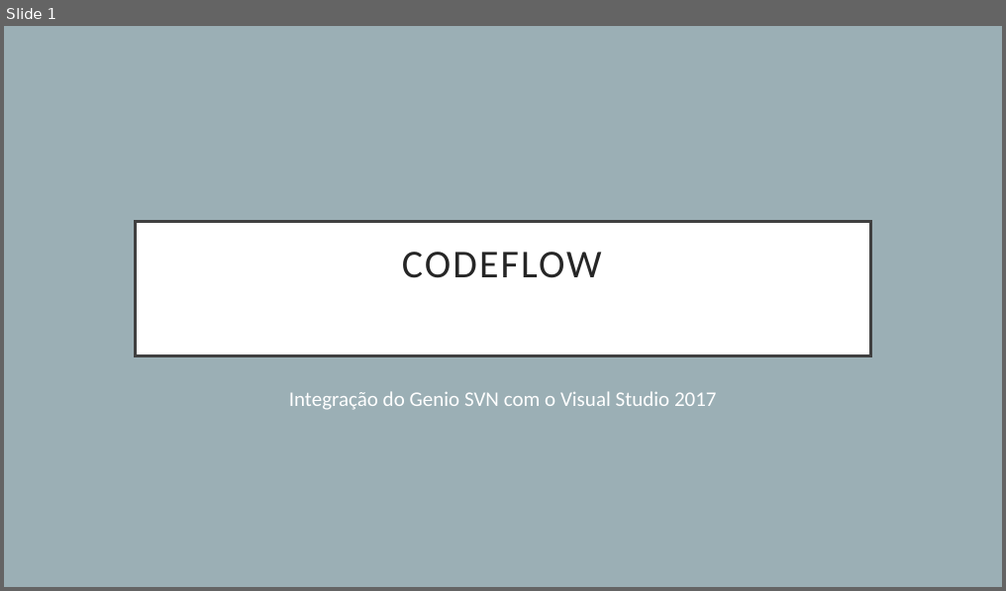
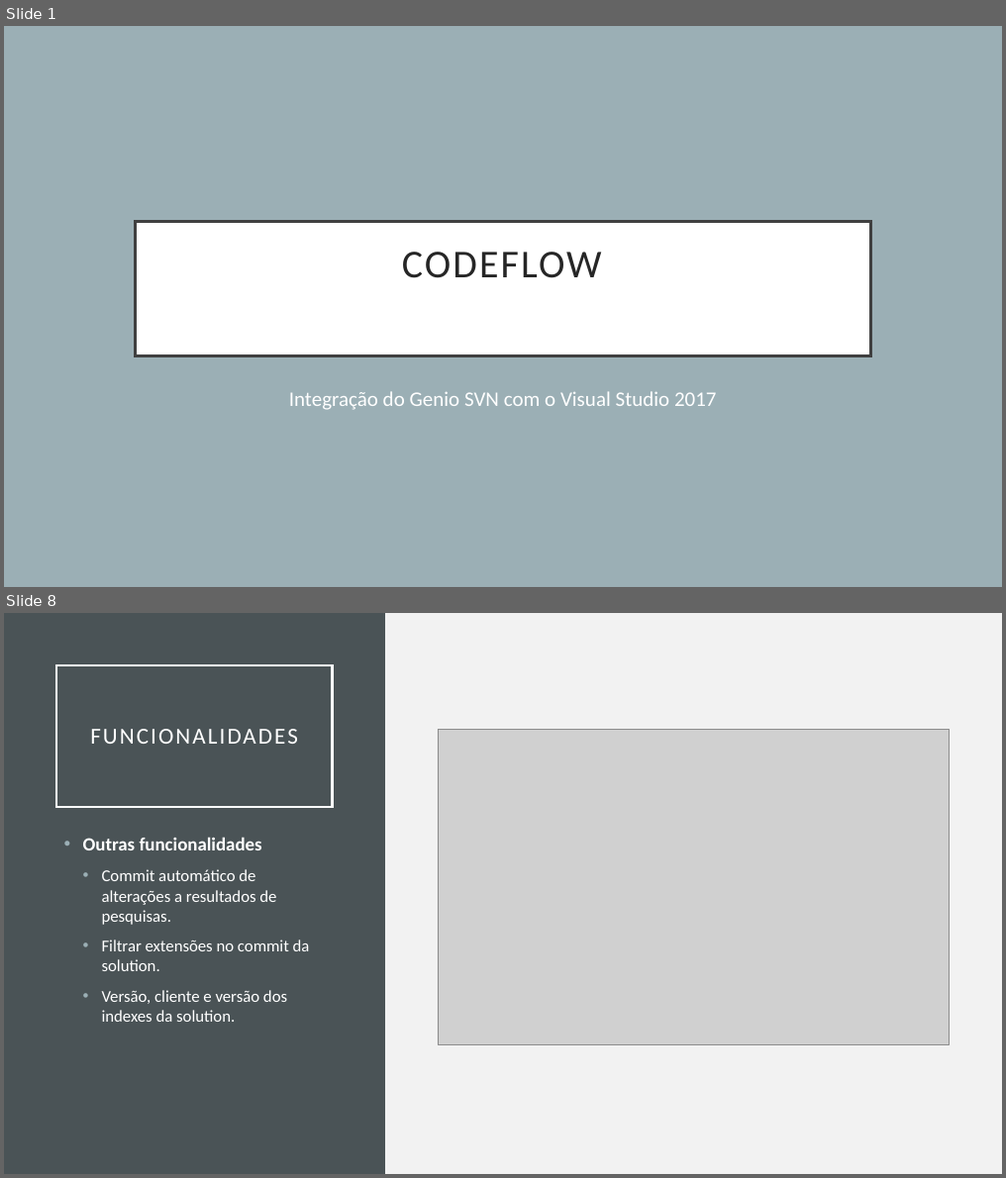
Before and after one commit to tparreira93/CodeFlow, a slide deck: ManualCode/Apresentacao/CodeFlow.pptx. Shown one above the other, each under a label of ours: slide 1 before the commit, slides 1 and 8 after it; the slides between them are not shown. The pictures are 1006x591 and 1006x1178 pixels, drawn with LibreOffice and Linux fonts; fonts in the diff are those of the drawing; grey boxes stand for pictures. Boxes give left, top, right and bottom in pixels: in the first picture for what was removed or moved away, otherwise in the second. Text is boxed around its words. In the diff, an @@ line names an element or a change of style, - is before the commit and + after.

```diff
--- a/ManualCode/Apresentacao/CodeFlow.pptx
+++ b/ManualCode/Apresentacao/CodeFlow.pptx
@@ slide 8 added at (x1=4, y1=613, x2=1002, y2=1174), background #F2F2F2 @@
@@ rectangle added at (x1=4, y1=613, x2=385, y2=1174), fill #4A5356 @@
@@ title added at (x1=56, y1=665, x2=332, y2=807), outline #FFFFFF 2.5 pt, 22 pt, text #FFFFFF @@
+FUNCIONALIDADES
@@ picture added at (x1=438, y1=729, x2=949, y2=1045) @@
@@ text added at (x1=83, y1=837, x2=310, y2=1022), 16 pt, text #FFFFFF @@
+• Outras funcionalidades
+  • Commit automático de alterações a resultados de pesquisas.
+  • Filtrar extensões no commit da solution.
+  • Versão, cliente e versão dos indexes da solution.
```
Also in this commit, not shown: 6 slides changed, 4 other slides added, 5 other files.
